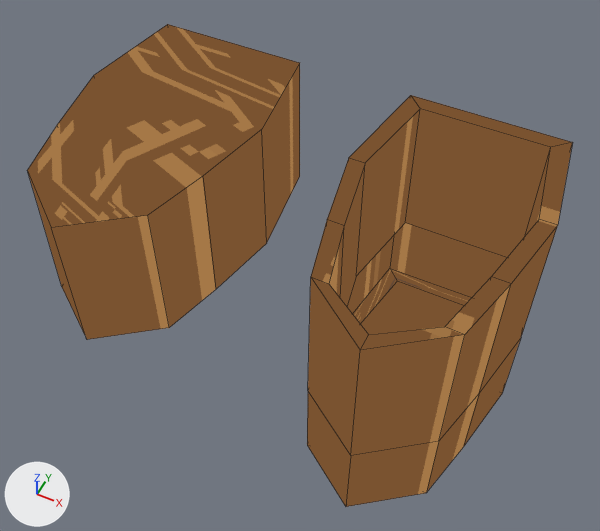
The Blender file models/BoatHitbox.blend: old version first, new version second.
The view is the same before and after, from a camera (50 mm lens) standing at (0.48, -1.97, 2.7) and looking at (-0.5, -0.01, 0.26). The lights are fixed; the arrows at lower left show +X, +Y and +Z. Mesh edges are drawn as thin lines.

The older version as bpy lines, for what is in view:
```python
me_cube_001 = bpy.data.meshes.new('Cube.001')
me_cube_001.from_pydata(...)  # 54 vertices, 46 faces; spans x -0.375..0.375, y -0.626..0.562, z -0.237..0.761
me_cube_001.materials.append(mat_material)  # picture img_tex_boat
me_cube_002 = bpy.data.meshes.new('Cube.002')
me_cube_002.from_pydata(...)  # 18 vertices, 11 faces; spans x -0.375..0.375, y -0.625..0.562, z 0.152..0.761
me_cube_002.materials.append(mat_material)  # picture img_tex_boat
ob_boathitboxfull = bpy.data.objects.new('BoatHitboxFull', me_cube_002)
ob_boathitboxfull.location = (-1.1, 0.0, 0.0)
ob_boathitboxoutline = bpy.data.objects.new('BoatHitboxOutline', me_cube_001)
ob_boathitboxoutline.location = (0.0, 0.0, 0.0)
```
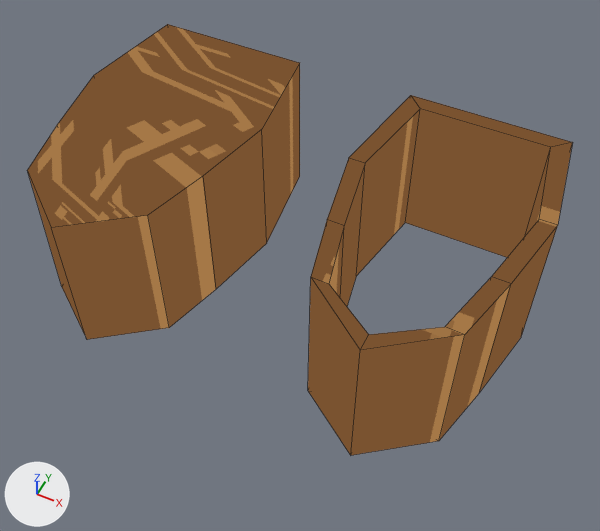
Patch to the scene script:
```diff
--- a/models/BoatHitbox.blend.py
+++ b/models/BoatHitbox.blend.py
@@ me_cube_001 @@
 # used by ob_boathitboxoutline; location = (0.0, 0.0, 0.0)
-me_cube_001.from_pydata(...)  # 54 vertices, 46 faces; spans x -0.375..0.375, y -0.626..0.562, z -0.237..0.761
+me_cube_001.from_pydata(...)  # 36 vertices, 36 faces; spans x -0.375..0.375, y -0.625..0.562, z 0.152..0.761
+# me_cube_001 part 1
+# 18 vertices are removed from x -0.374..0.375, y -0.626..0.562, z -0.237..-0.23
+# 19 faces are deleted
+# 9 new faces join them
 me_cube_001.materials.append(mat_material)
```

Boxes (x1, y1, x2, y2) around the edits, measured in the pictures (600 x 531 px):
'BoatHitboxOutline', reshaped (13% shorter)
    before: (307, 95, 573, 507)
    after: (308, 95, 573, 455)
part 1 of me_cube_001, cut back (brown)
    before: (307, 223, 521, 507)
